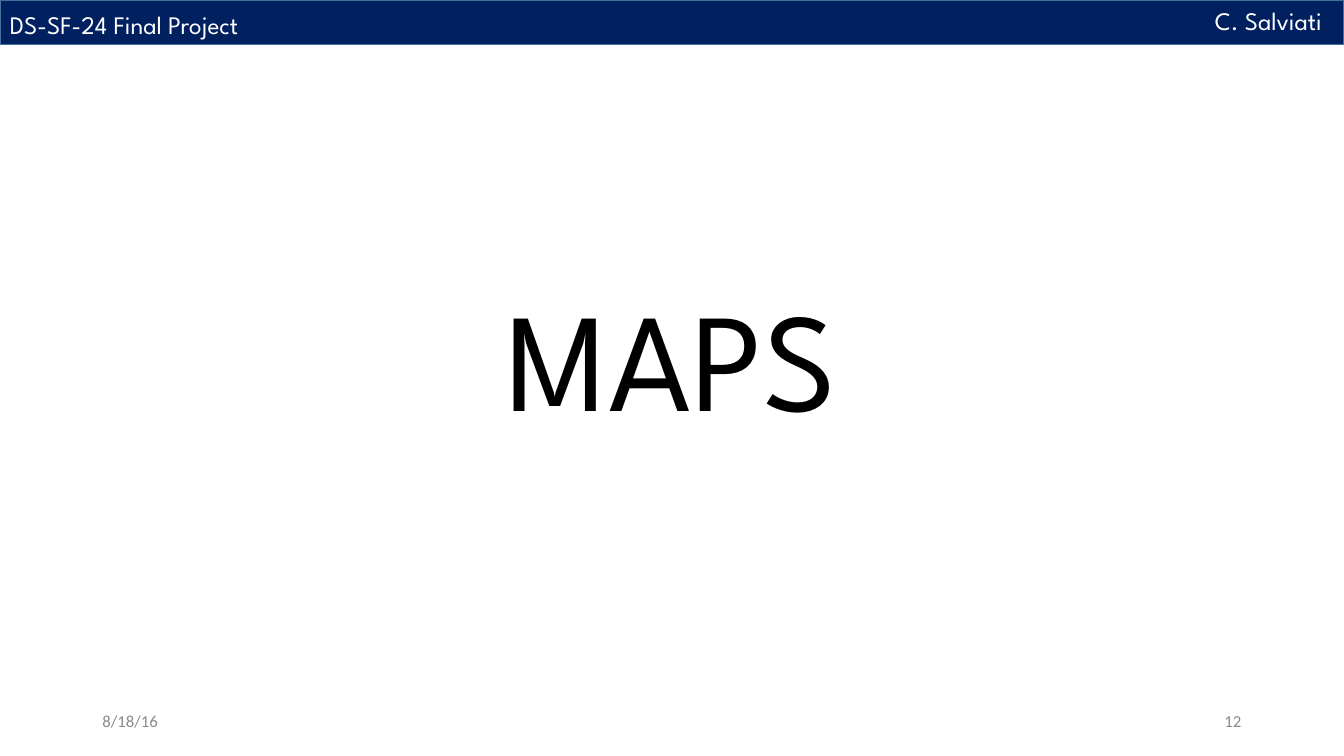
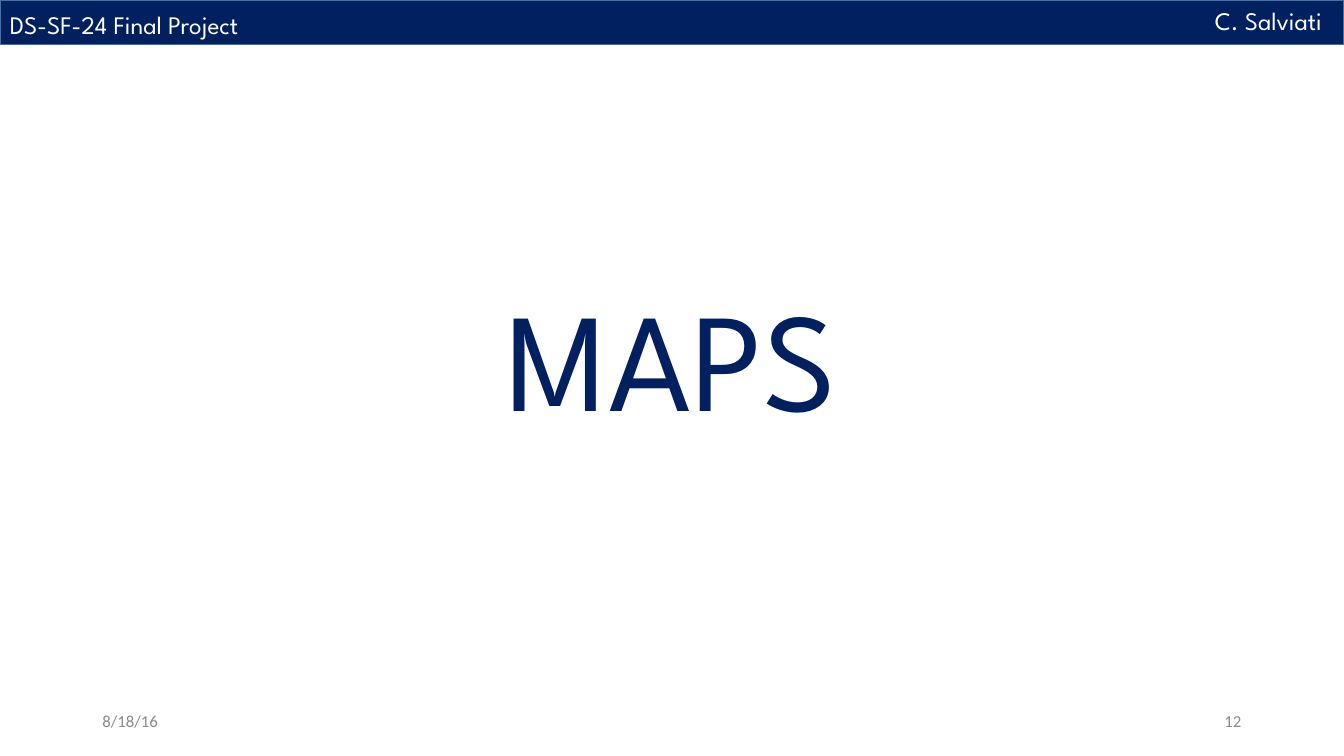
Before and after one commit to crsalviati/CA_Housing, a slide deck: slide 12 of Final_Presentation_CSalviati.pptx. Drawn at 1344x756 pixels with LibreOffice and Linux fonts; fonts in the diff are those of the drawing. Boxes give left, top, right and bottom in pixels: in the first picture for what was removed or moved away, otherwise in the second. Text is boxed around its words. In the diff, an @@ line names an element or a change of style, - is before the commit and + after.

```diff
--- a/Final_Presentation_CSalviati.pptx
+++ b/Final_Presentation_CSalviati.pptx
@@ text "MAPS" at [507,317,837,413]: text colour #000000 to #002060 @@
```
Also in this commit, not shown: 10 other slides changed, 9 other files.
